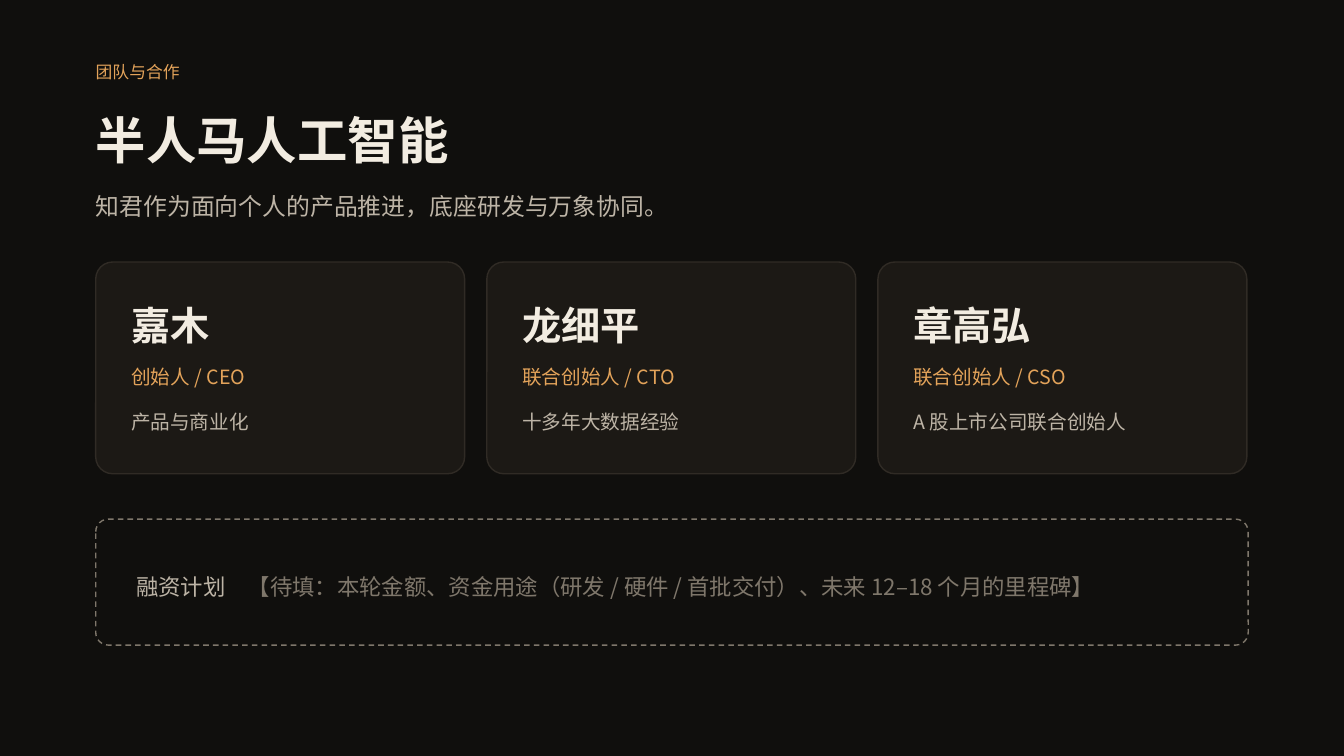
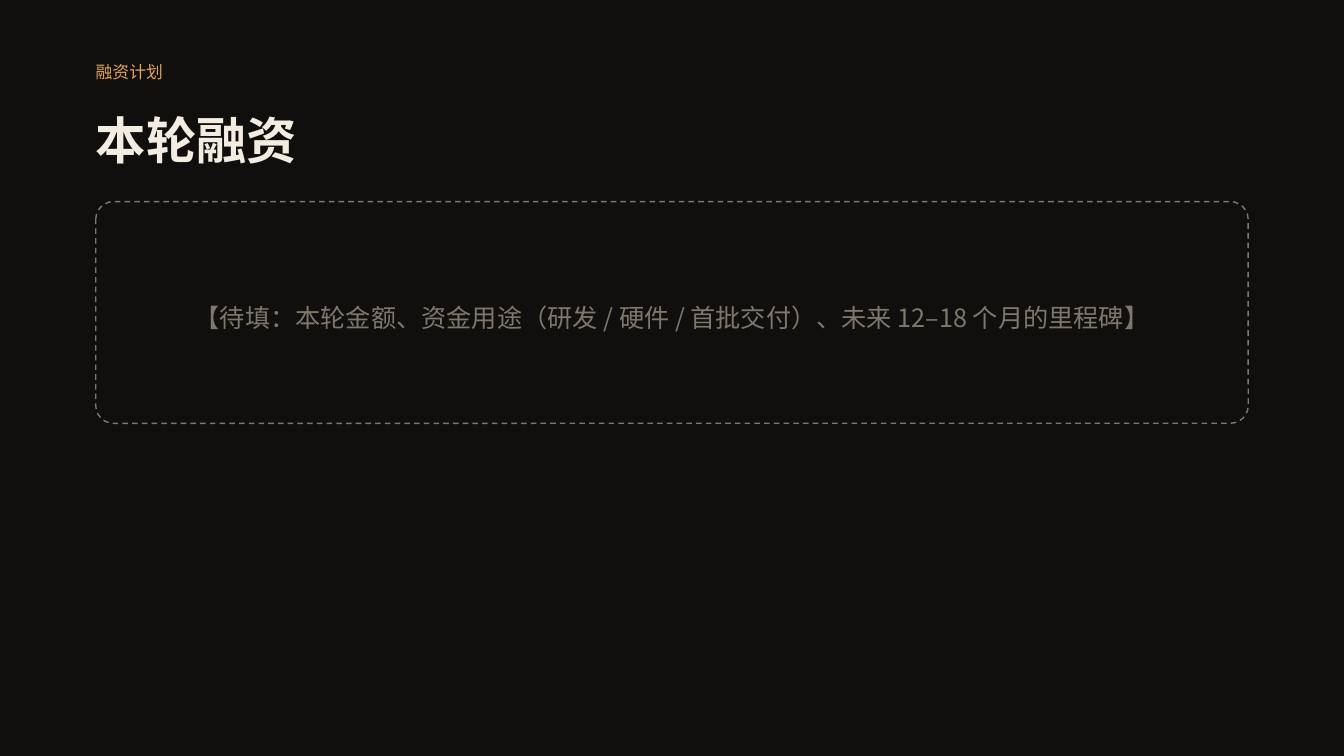
Before and after one commit to finewood2008/centaurAI, a slide deck: slide 19 of docs/product/ZHIJUN_BUSINESS_PLAN.pptx (slide 22 before the commit). Drawn at 1344x756 pixels with LibreOffice and Linux fonts; fonts in the diff are those of the drawing. Boxes give left, top, right and bottom in pixels: in the first picture for what was removed or moved away, otherwise in the second. Text is boxed around its words. In the diff, an @@ line names an element or a change of style, - is before the commit and + after.

```diff
--- a/docs/product/ZHIJUN_BUSINESS_PLAN.pptx
+++ b/docs/product/ZHIJUN_BUSINESS_PLAN.pptx
@@ text at box(96, 64, 163, 80): text changed @@
-团队与合作
+融资计划
@@ text at box(96, 116, 298, 164): text changed @@
-半人马人工智能
+本轮融资
@@ rounded rectangle: place and size @@
-rounded rectangle at box(96, 519, 1248, 645)
+rounded rectangle at box(96, 202, 1248, 423)
@@ rounded rectangle at box(96, 202, 1248, 423): proportions changed @@
@@ text removed at box(96, 195, 668, 217) @@
-知君作为面向个人的产品推进，底座研发与万象协同。
@@ rounded rectangle removed at box(96, 262, 465, 474) @@
@@ rounded rectangle removed at box(487, 262, 856, 474) @@
@@ rounded rectangle removed at box(878, 262, 1247, 474) @@
@@ text removed at box(131, 306, 209, 344) @@
-嘉木
@@ text at box(195, 305, 1149, 329): text changed; size 16 to 18 pt @@
-融资计划 【待填：本轮金额、资金用途（研发 / 硬件 / 首批交付）、未来 12–18 个月的里程碑】
+【待填：本轮金额、资金用途（研发 / 硬件 / 首批交付）、未来 12–18 个月的里程碑】
@@ text removed at box(522, 306, 639, 344) @@
-龙细平
@@ text removed at box(913, 306, 1030, 344) @@
-章高弘
@@ text removed at box(131, 367, 245, 386) @@
-创始人 / CEO
@@ text removed at box(522, 367, 675, 386) @@
-联合创始人 / CTO
@@ text removed at box(913, 367, 1066, 386) @@
-联合创始人 / CSO
@@ text removed at box(131, 412, 249, 431) @@
-产品与商业化
@@ text removed at box(522, 412, 679, 431) @@
-十多年大数据经验
@@ text removed at box(913, 412, 1126, 431) @@
-A 股上市公司联合创始人
```
Also in this commit, not shown: 3 other slides changed, 16 slides added, 19 slides removed, 2 other files.
